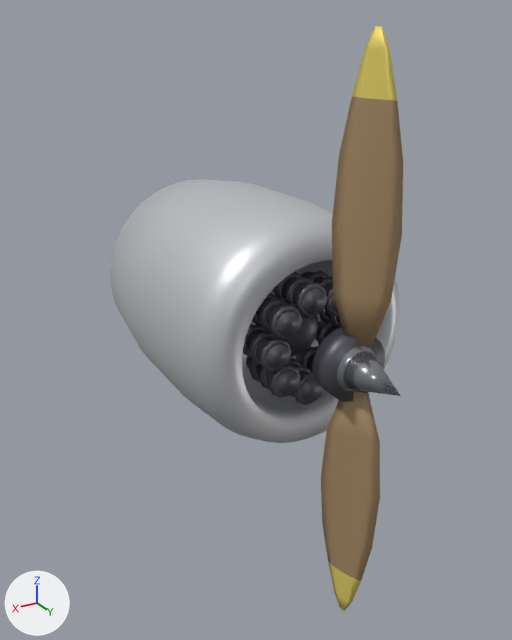
Two versions of the glTF model models/prop_engine.glb, one commit apart.
Before and after are seen from a 50 mm lens placed at (1.59, 2.66, 1.25), pointed at (0.05, 0.09, -0.03). Lighting does not change. The marker at lower left points along +X, +Y and +Z. The older version comes first. Vertices at exactly the same position are counted once.

Before the edit, the objects in view are built like this:
```python
me_blade_002 = bpy.data.meshes.new('blade.002')
me_blade_002.from_pydata(...)  # 347 vertices, 674 faces; spans x -0.14..0.14, y -0.12..0.25, z -1.22..1.22
# faces by material slot: [140, 76, 382, 76]
me_blade_002.materials.append(mat_blade)  # brown #aa8e69
me_blade_002.materials.append(mat_burn)  # yellow #efdd6f
me_blade_002.materials.append(mat_spinner)  # grey #95979e
me_blade_002.materials.append(mat_dark)  # dark grey #595961
me_cowl = bpy.data.meshes.new('cowl')
me_cowl.from_pydata(...)  # 2420 vertices, 4796 faces; spans x -0.535..0.535, y -0.82..0.53, z -0.535..0.535
# faces by material slot: [800, 3996]
me_cowl.materials.append(mat_engine)  # light grey #ced0d4
me_cowl.materials.append(mat_dark)  # dark grey #595961
ob_cowl = bpy.data.objects.new('Cowl', me_cowl)
ob_cowl.location = (0.0, 0.0, 0.0)
ob_prop = bpy.data.objects.new('Prop', me_blade_002)
ob_prop.location = (0.0, 0.765, 0.0)
```
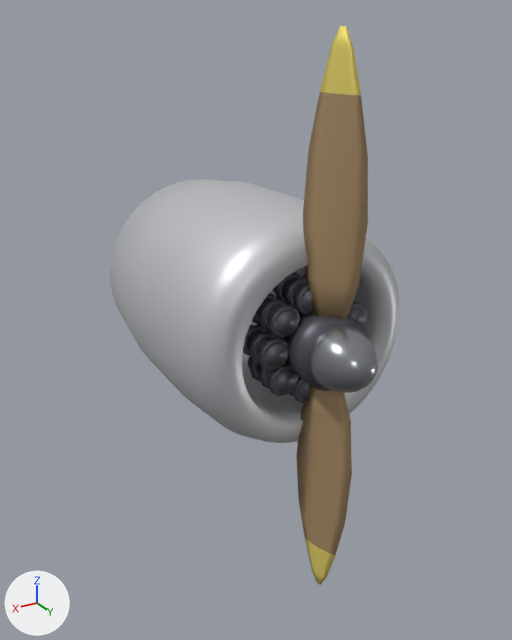
Boxes (x1, y1, x2, y2) around the edits, measured in the pictures (512 x 640 px):
'Prop', reshaped, moved
    before: (312, 26, 403, 611)
    after: (283, 26, 378, 585)
part 1 of me_blade_002, added
    after: (283, 313, 365, 391)
part 2 of me_blade_002, deleted
    before: (337, 346, 377, 392)
part 3 of me_blade_002, cut back
    before: (312, 327, 400, 402)
    after: (309, 324, 378, 393)

The change in detail:
me_blade_002 is used by ob_prop; location (0.0, 0.765, 0.0).
me_blade_002 had 347 vertices, 674 faces and spanned x -0.14..0.14, y -0.12..0.25, z -1.22..1.22.
me_blade_002 now has 400 vertices, 784 faces and spans x -0.15..0.15, y -0.15..0.25, z -1.22..1.22.
me_blade_002 part 1: a new loose piece, a 22-sided cylinder along y spanning x -0.15..0.15, y -0.11..0.05, z -0.16..0.16, in mat_dark (dark grey #595961).
me_blade_002 part 2: the loose piece of 170 vertices spanning x -0.1..0.1, y -0.08..0.04, z -0.1..0.1 is deleted.
me_blade_002 part 3: 64 vertices removed from x -0.14..0.14, y -0.1..0.0, z -0.14..0.14; 243 vertices added at x -0.13..0.13, y -0.15..0.25, z -0.14..0.14.
Object 'Prop' (ob_prop) moves from (0.0, 0.765, 0.0) to (0.0, 0.58, 0.0).
